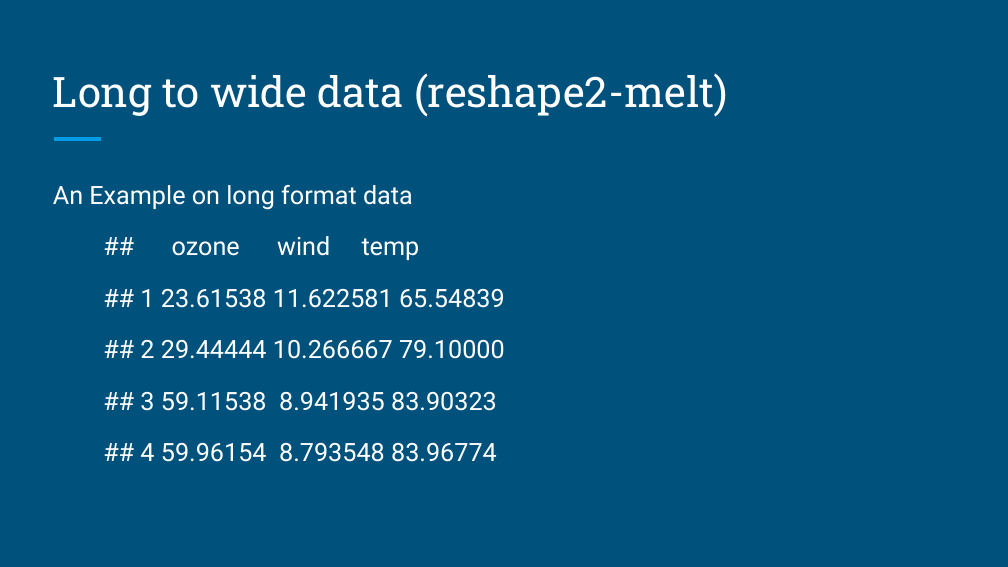
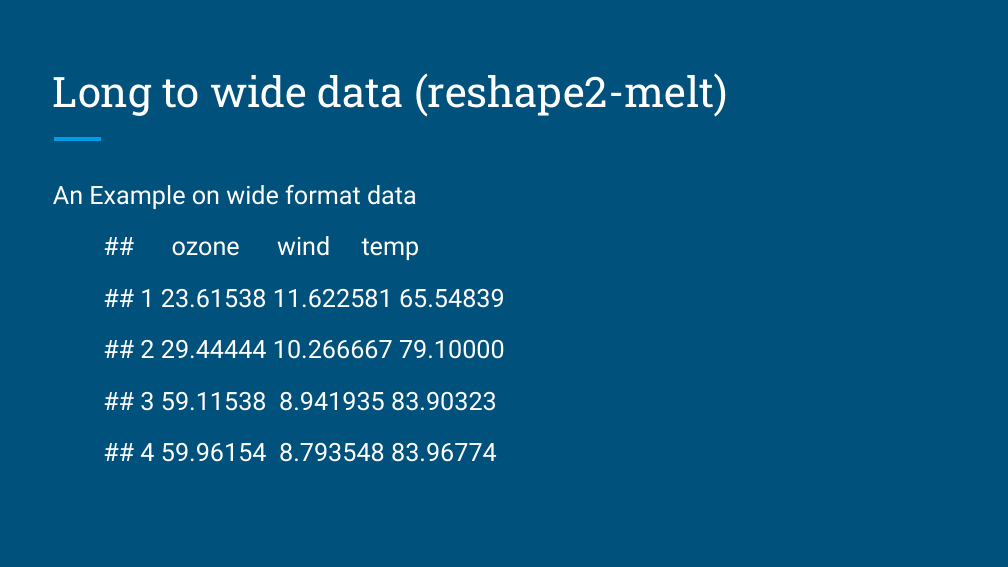
Before and after one commit to brandonyph/APB-Workshop-DataAnalyticsEssentials, a slide deck: slide 15 of Week6-Tidying-Data/W6-Tidying Data.pptx. Drawn at 1008x567 pixels with LibreOffice and Linux fonts; fonts in the diff are those of the drawing. Boxes give left, top, right and bottom in pixels: in the first picture for what was removed or moved away, otherwise in the second. Text is boxed around its words. In the diff, an @@ line names an element or a change of style, - is before the commit and + after.

```diff
--- a/Week6-Tidying-Data/W6-Tidying Data.pptx
+++ b/Week6-Tidying-Data/W6-Tidying Data.pptx
@@ text at bbox=[53, 185, 417, 209]: text changed @@
-An Example on long format data
+An Example on wide format data
```
Also in this commit, not shown: 7 other slides changed, 2 other files.
